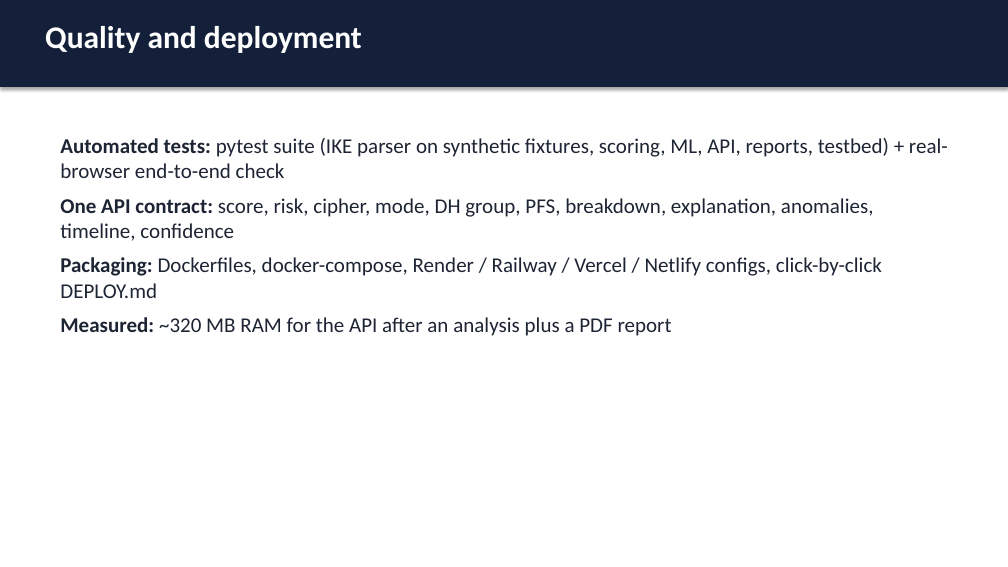
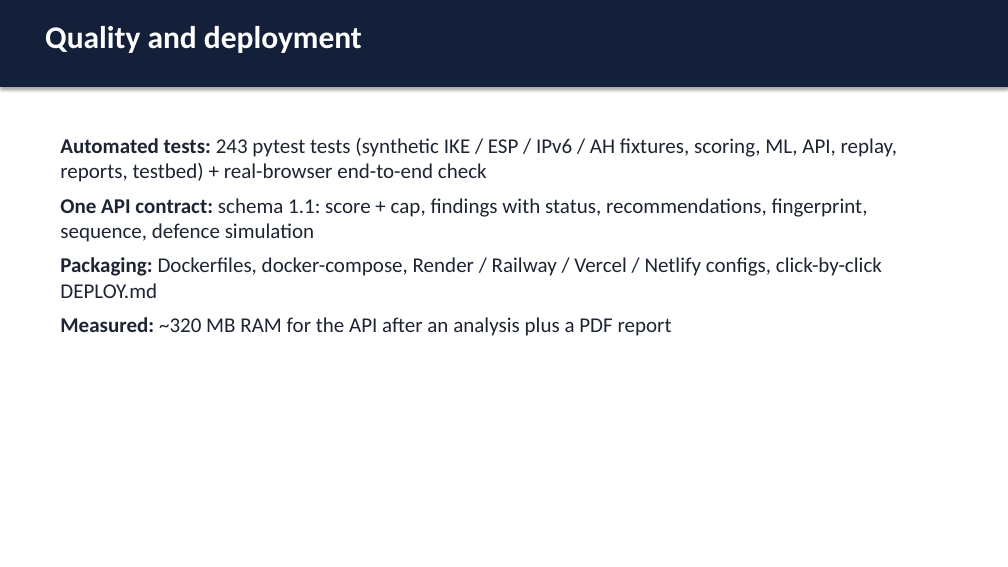
Before and after one commit to ashwin02-cyber/SIH_2026, a slide deck: slide 13 of docs/IPsec_VPN_Analyzer_Deck.pptx (slide 11 before the commit). Drawn at 1008x567 pixels with LibreOffice and Linux fonts; fonts in the diff are those of the drawing. Boxes give left, top, right and bottom in pixels: in the first picture for what was removed or moved away, otherwise in the second. Text is boxed around its words. In the diff, an @@ line names an element or a change of style, - is before the commit and + after.

```diff
--- a/docs/IPsec_VPN_Analyzer_Deck.pptx
+++ b/docs/IPsec_VPN_Analyzer_Deck.pptx
@@ text at (x1=60, y1=138, x2=897, y2=242): text changed @@
-Automated tests: pytest suite (IKE parser on synthetic fixtures, scoring, ML, API, reports, testbed) + real-browser end-to-end check
-One API contract: score, risk, cipher, mode, DH group, PFS, breakdown, explanation, anomalies, timeline, confidence
+Automated tests: 243 pytest tests (synthetic IKE / ESP / IPv6 / AH fixtures, scoring, ML, API, replay, reports, testbed) + real-browser end-to-end check
+One API contract: schema 1.1: score + cap, findings with status, recommendations, fingerprint, sequence, defence simulation
```
Also in this commit, not shown: 3 other slides changed, 2 slides added, 25 other files.
